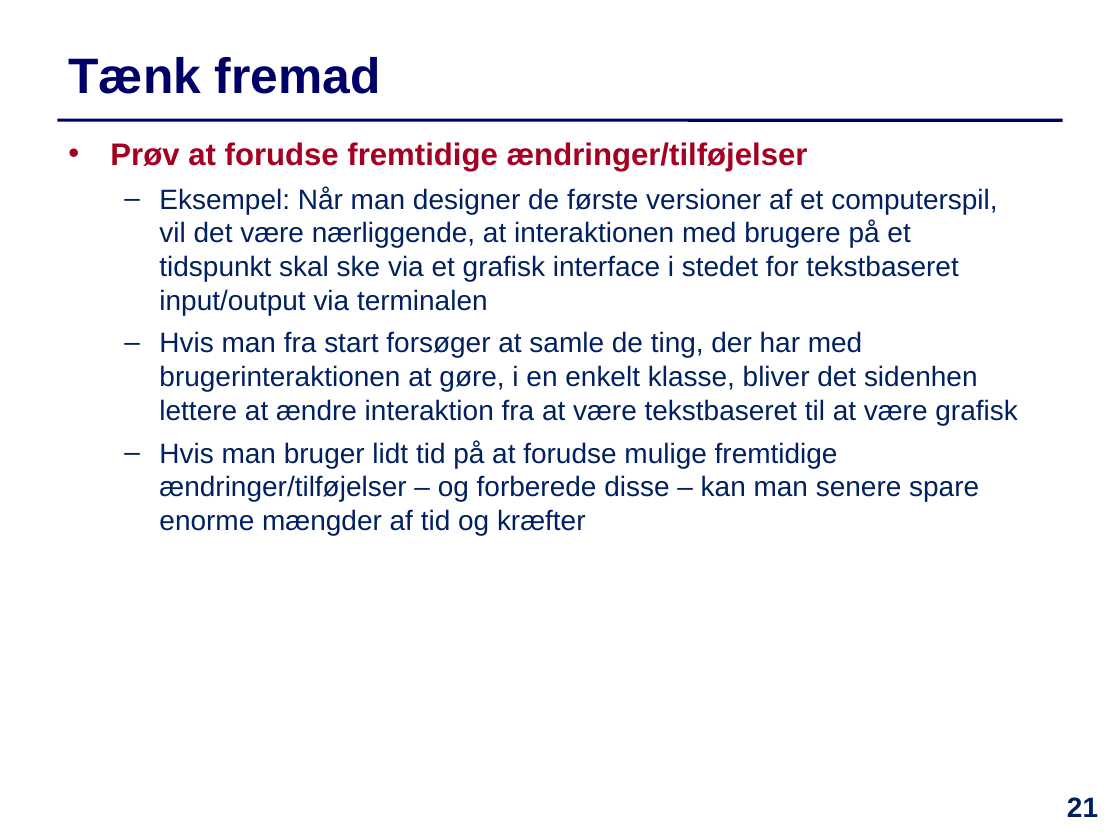
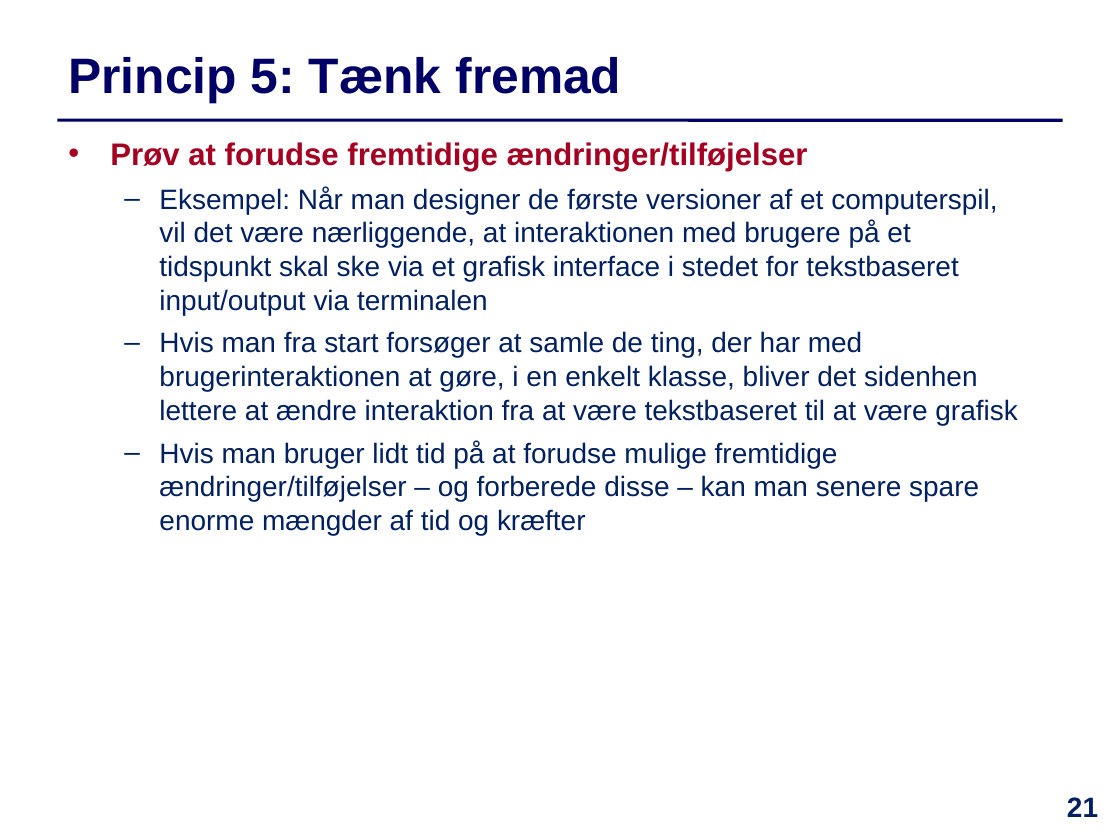
Before and after one commit to IntProgAU/Materiale, a slide deck: slide 21 of web/e24/uge_9/Slides-Uge9.pptx. Drawn at 1120x840 pixels with LibreOffice and Linux fonts; fonts in the diff are those of the drawing. Boxes give left, top, right and bottom in pixels: in the first picture for what was removed or moved away, otherwise in the second. Text is boxed around its words. In the diff, an @@ line names an element or a change of style, - is before the commit and + after.

```diff
--- a/web/e24/uge_9/Slides-Uge9.pptx
+++ b/web/e24/uge_9/Slides-Uge9.pptx
@@ title at <box>68,57,621,104</box>: text changed @@
-  Tænk fremad
+  Princip 5: Tænk fremad
```
Also in this commit, not shown: 9 other slides changed, 1 other file.
